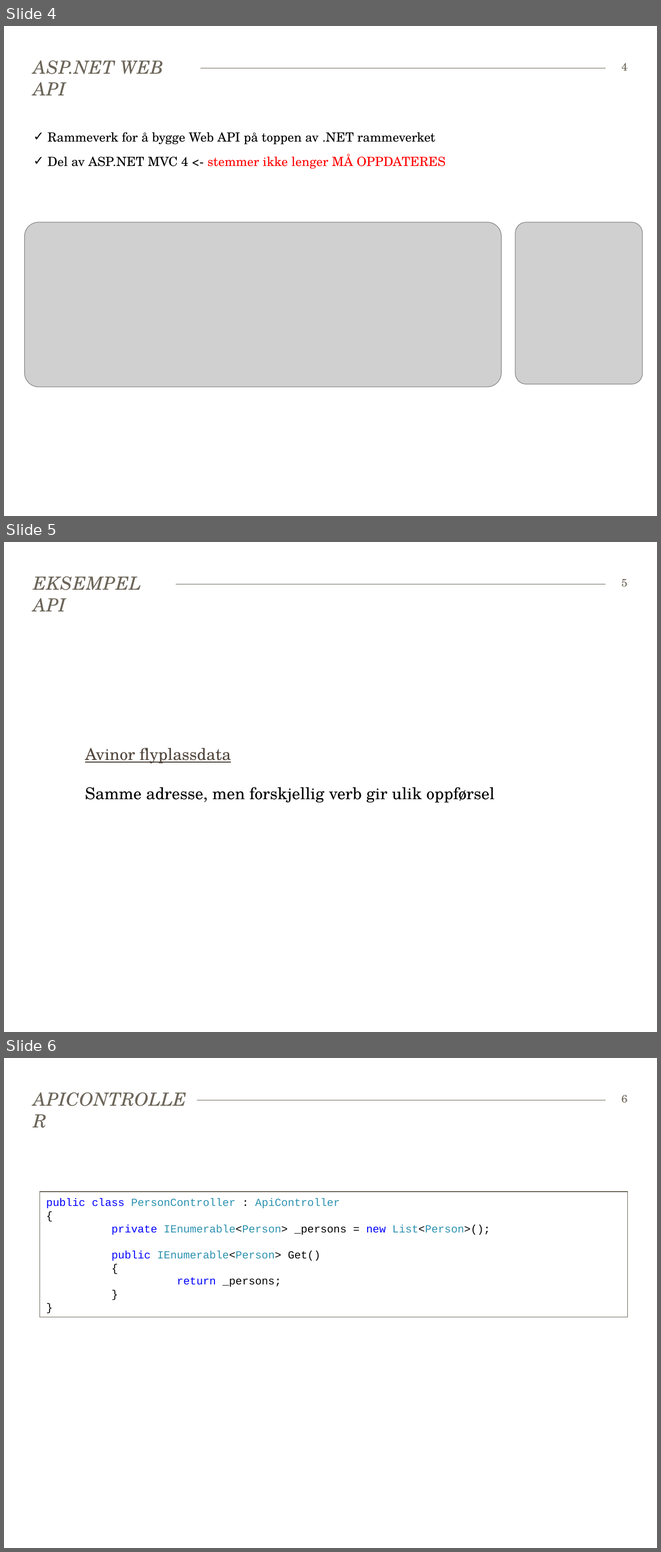
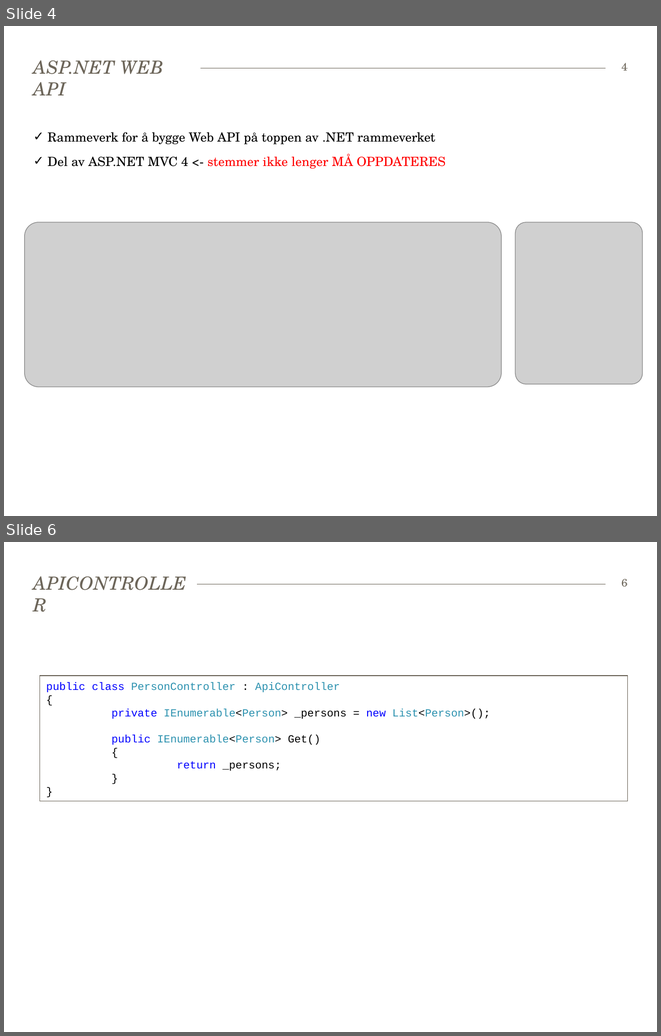
Before and after one commit to bekk/dotnetkurs, a slide deck: webapi/WebAPI.pptx. Shown one above the other, each under a label of ours: slides 4, 5 and 6 before the commit, slides 4 and 6 after it; the slides between them are not shown. The pictures are 661x1552 and 661x1036 pixels, drawn with LibreOffice and Linux fonts; fonts in the diff are those of the drawing; grey boxes stand for pictures. Boxes give left, top, right and bottom in pixels: in the first picture for what was removed or moved away, otherwise in the second. Text is boxed around its words. In the diff, an @@ line names an element or a change of style, - is before the commit and + after.

Commit message:
Oppdatert slide om eksempel api

```diff
--- a/webapi/WebAPI.pptx
+++ b/webapi/WebAPI.pptx
@@ slide 5 removed at (4, 542, 657, 1032), background #FFFFFF; not listed: 1 template element that a slide beside it also shows @@
@@ title removed at (34, 576, 141, 611) @@
-EKSEMPEL API
@@ page number removed at (621, 579, 627, 587) @@
-5
@@ text removed at (85, 748, 495, 803) @@
-Avinor flyplassdata
-Samme adresse, men forskjellig verb gir ulik oppførsel
```
Also in this commit, not shown: 1 slide added.
